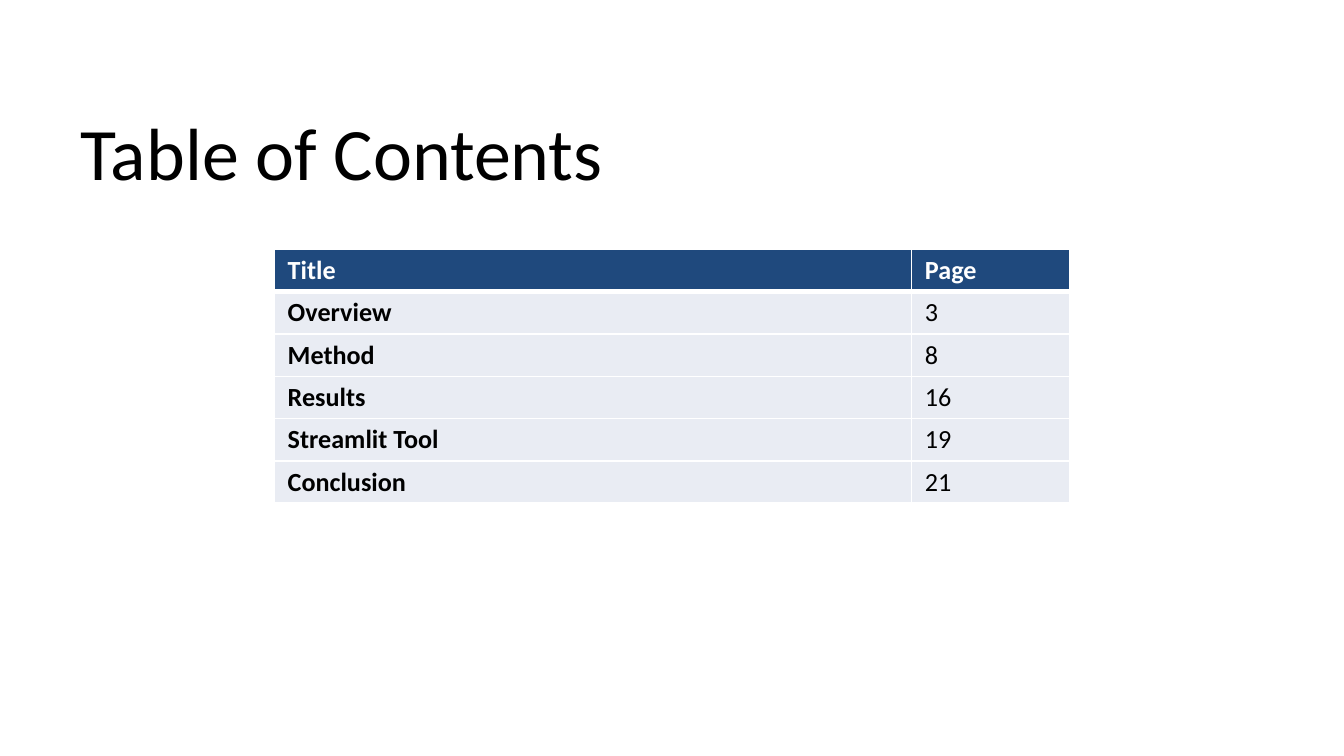
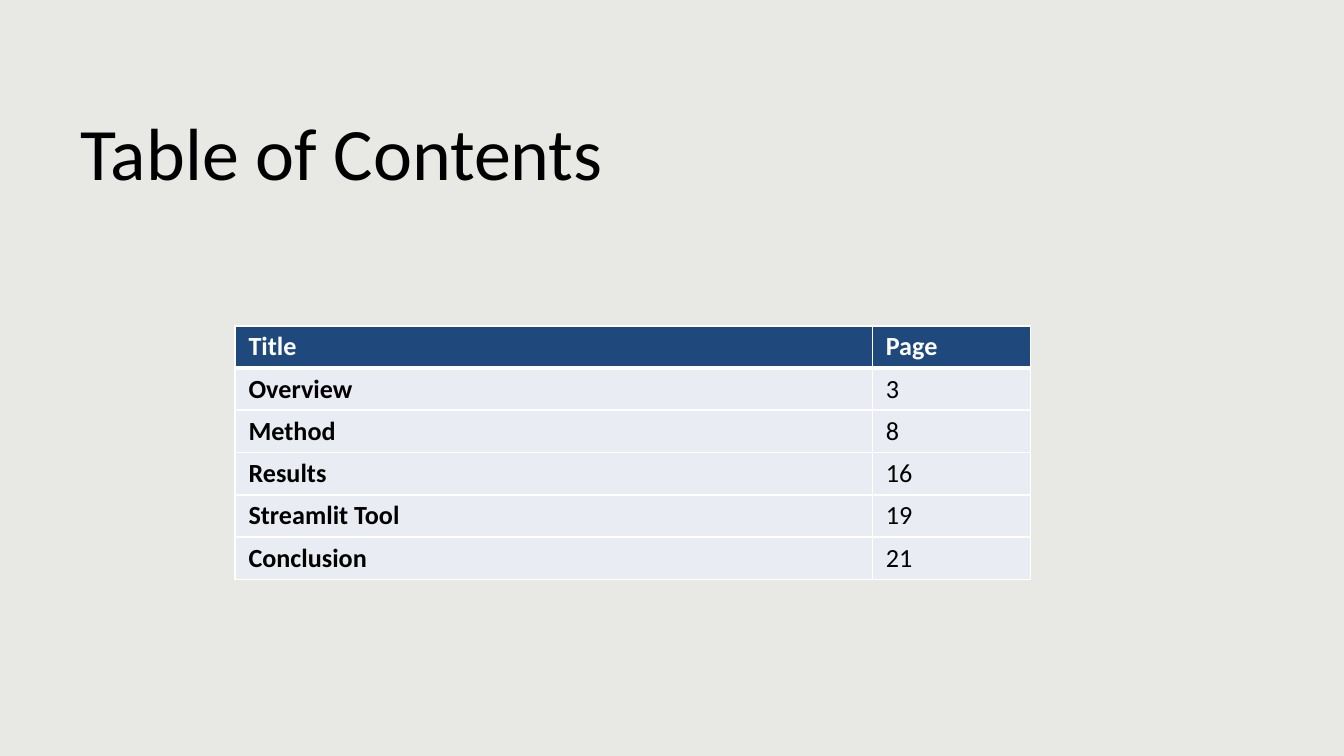
Before and after one commit to vicotriangle/victoria_data606, a slide deck: slide 2 of docs/capstone.pptx. Drawn at 1344x756 pixels with LibreOffice and Linux fonts; fonts in the diff are those of the drawing; background and template pictures are left out. Boxes give left, top, right and bottom in pixels: in the first picture for what was removed or moved away, otherwise in the second. Text is boxed around its words. In the diff, an @@ line names an element or a change of style, - is before the commit and + after.

```diff
--- a/docs/capstone.pptx
+++ b/docs/capstone.pptx
@@ background #FFFFFF to #E8E8E4 @@
@@ table: place and size @@
-table at <box>274,250,1070,504</box>
+table at <box>235,325,1031,579</box>
```
Also in this commit, not shown: 22 other slides changed.
